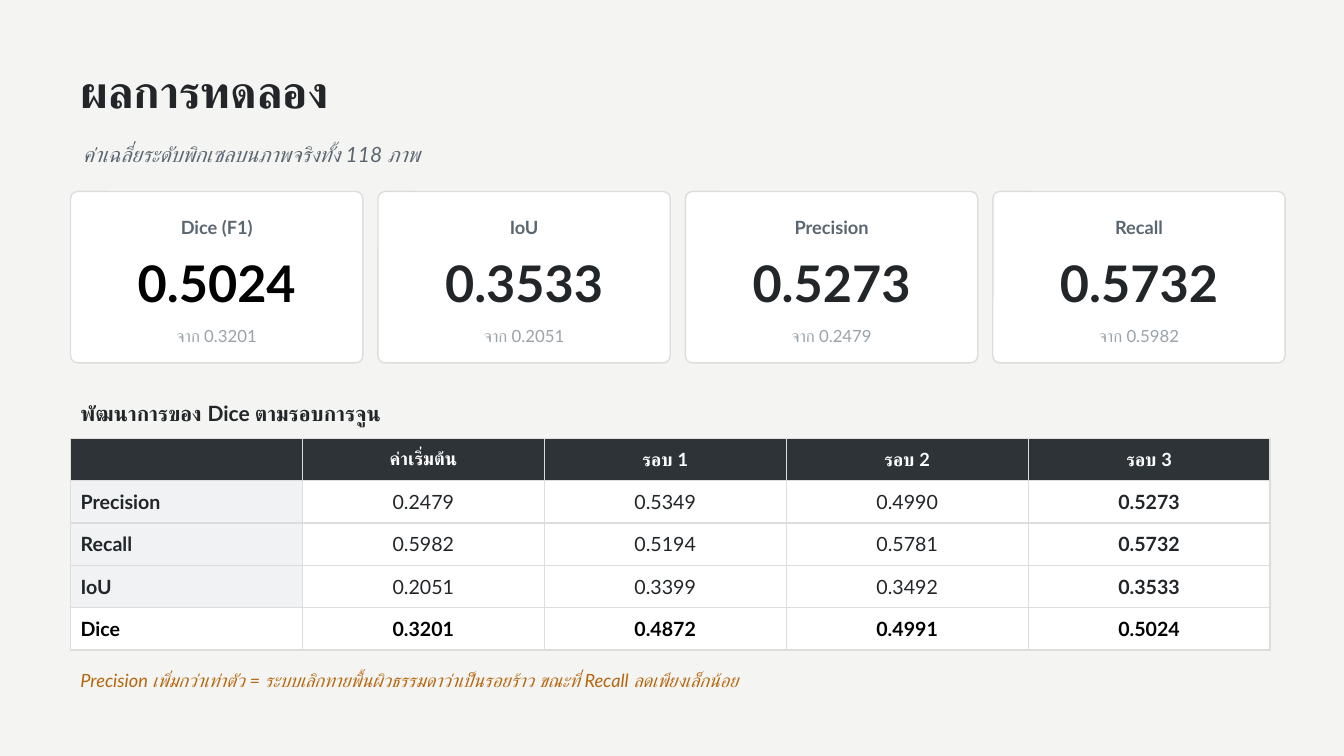
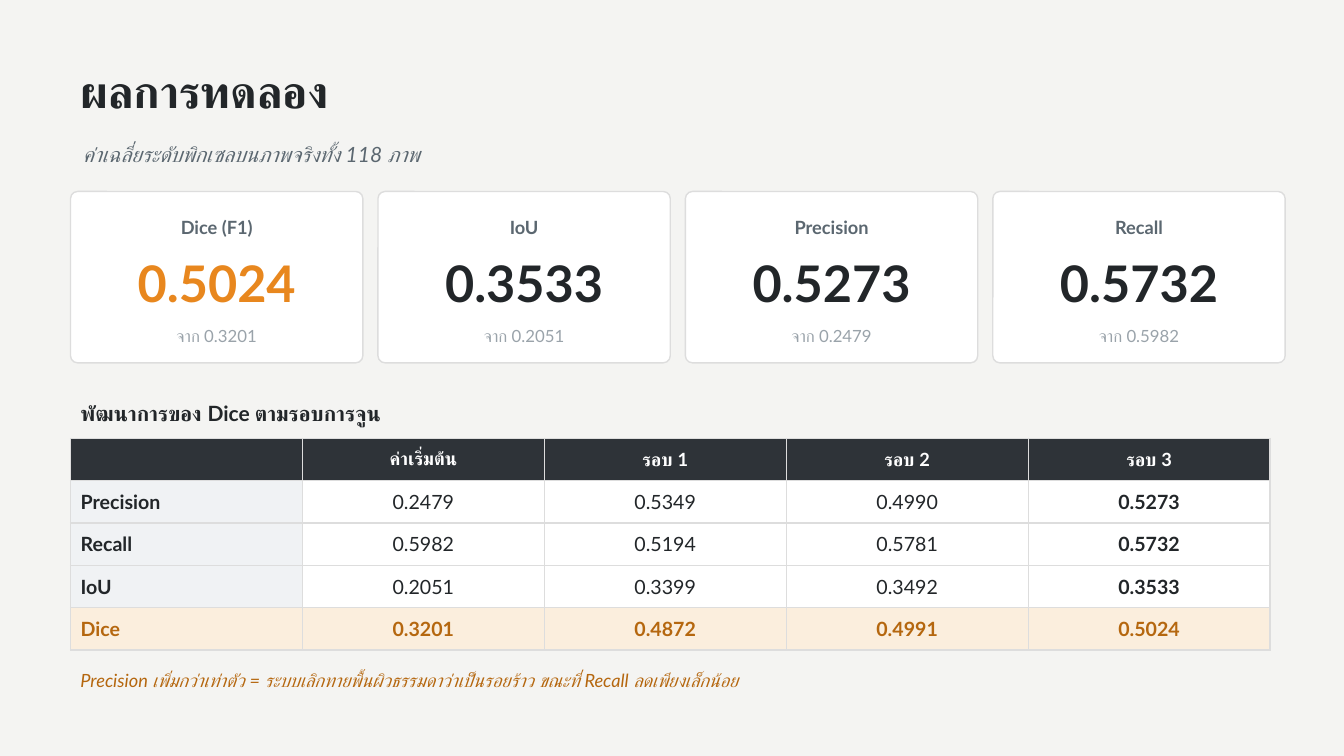
Before and after one commit to petanquex/miniproject-image-processing-concrete-crack-detection, a slide deck: slide 8 of docs/Concrete Crack Detection - Presentation.pptx. Drawn at 1344x756 pixels with LibreOffice and Linux fonts; fonts in the diff are those of the drawing. Boxes give left, top, right and bottom in pixels: in the first picture for what was removed or moved away, otherwise in the second. Text is boxed around its words. In the diff, an @@ line names an element or a change of style, - is before the commit and + after.

```diff
--- a/docs/Concrete Crack Detection - Presentation.pptx
+++ b/docs/Concrete Crack Detection - Presentation.pptx
@@ text "0.5024" at <box>138,265,296,303</box>: text colour #000000 to #E8871E @@
@@ table at <box>71,439,1270,640</box> @@
@@ fill #FFFFFF to #FBEEDD in row 5 @@
@@ text colour #000000 to #B5670F in "Dice", "0.3201", "0.4872", "0.4991" and 1 more places @@
```
Also in this commit, not shown: 3 other slides changed, 1 slide added, 1 slide removed, 12 other files.
